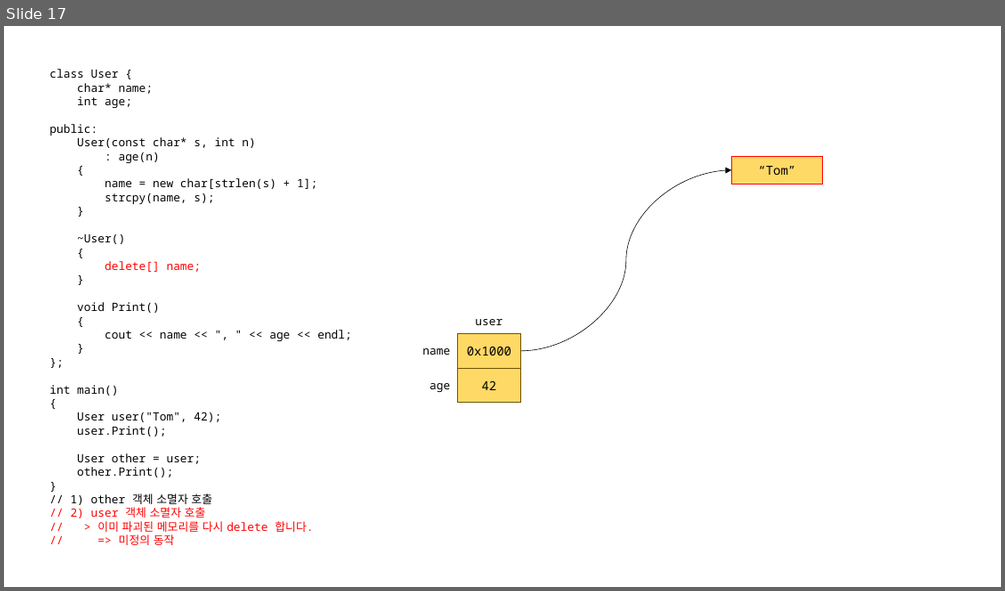
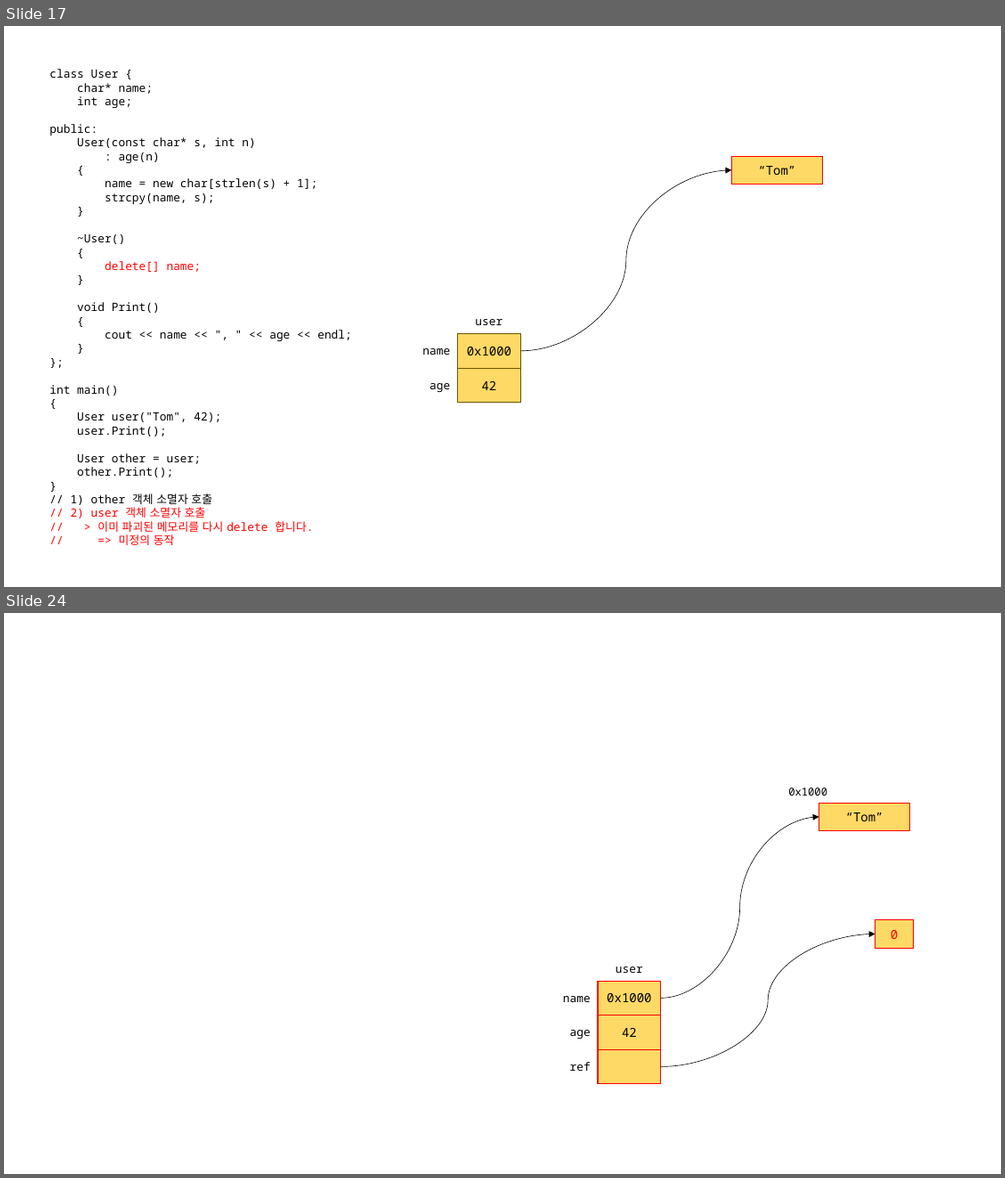
Before and after one commit to loopinf/hyundai_230612, a slide deck: 230612.pptx. Shown one above the other, each under a label of ours: slide 17 before the commit, slides 17 and 24 after it; the slides between them are not shown. The pictures are 1005x591 and 1005x1178 pixels, drawn with LibreOffice and Linux fonts; fonts in the diff are those of the drawing. Boxes give left, top, right and bottom in pixels: in the first picture for what was removed or moved away, otherwise in the second. Text is boxed around its words. In the diff, an @@ line names an element or a change of style, - is before the commit and + after.

```diff
--- a/230612.pptx
+++ b/230612.pptx
@@ slide 24 added at (x1=4, y1=613, x2=1001, y2=1174), background #FFFFFF @@
@@ text added at (x1=788, y1=787, x2=827, y2=795), 10.5 pt, text #000000 @@
+0x1000
@@ curved arrow added from (661, 998) to (819, 817), #000000 0.5 pt @@
@@ rectangle added at (x1=819, y1=803, x2=909, y2=831), fill #FFD966, outline #FF0000 1 pt, 12 pt, text #000000 @@
+“Tom”
@@ rectangle added at (x1=875, y1=919, x2=914, y2=948), fill #FFD966, outline #FF0000 1 pt, 12 pt, text #FF0000 @@
+0
@@ curved arrow added from (661, 1067) to (875, 933), #000000 0.5 pt @@
@@ rectangle added at (x1=598, y1=981, x2=661, y2=1015), fill #FFD966, outline #FF0000 1 pt, 12 pt, text #000000 @@
+0x1000
@@ text added at (x1=615, y1=966, x2=643, y2=973), 11 pt, text #000000 @@
+user
@@ text added at (x1=563, y1=996, x2=591, y2=1002), 11 pt, text #000000 @@
+name
@@ text added at (x1=570, y1=1030, x2=591, y2=1038), 11 pt, text #000000 @@
+age
@@ rectangle added at (x1=598, y1=1015, x2=661, y2=1050), fill #FFD966, outline #FF0000 1 pt, 12 pt, text #000000 @@
+42
@@ text added at (x1=570, y1=1062, x2=591, y2=1070), 11 pt, text #000000 @@
+ref
@@ rectangle added at (x1=598, y1=1050, x2=661, y2=1084), fill #FFD966, outline #FF0000 1 pt @@
```
Also in this commit, not shown: 1 slide changed, 5 other slides added, 1 other file.
